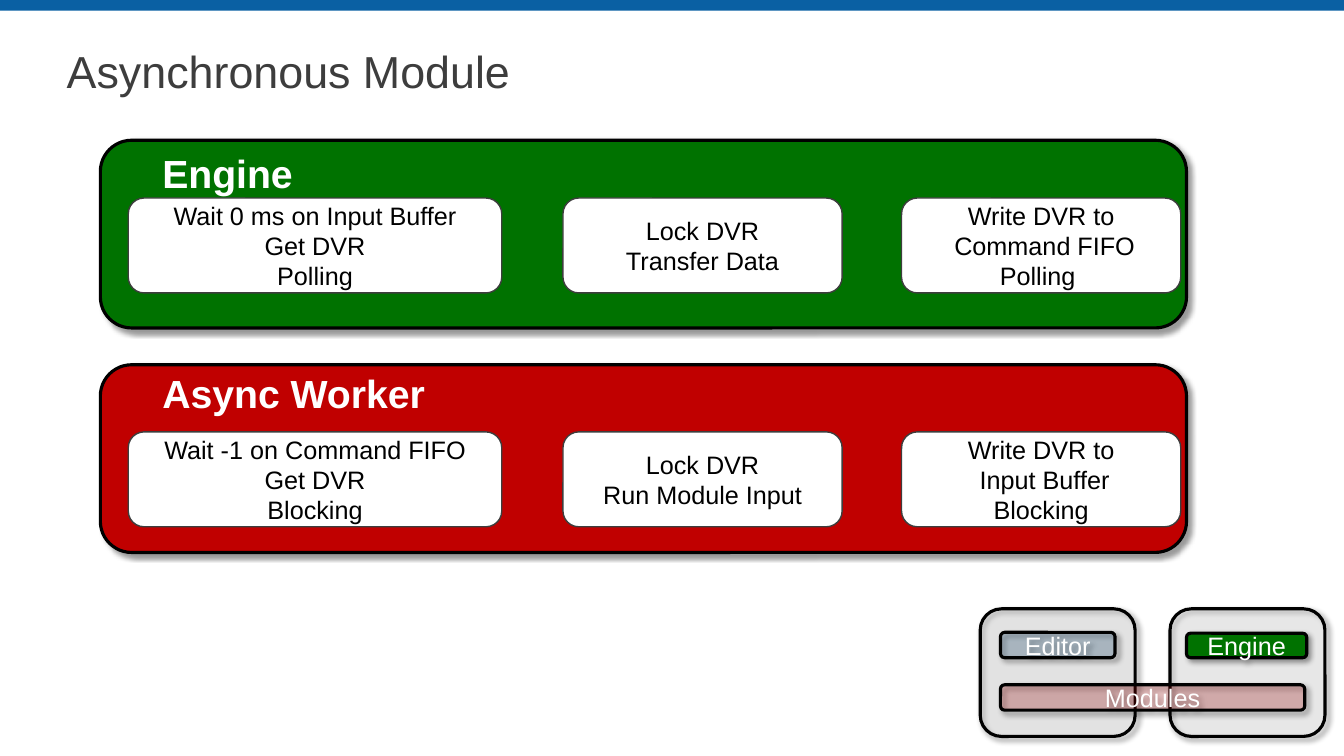
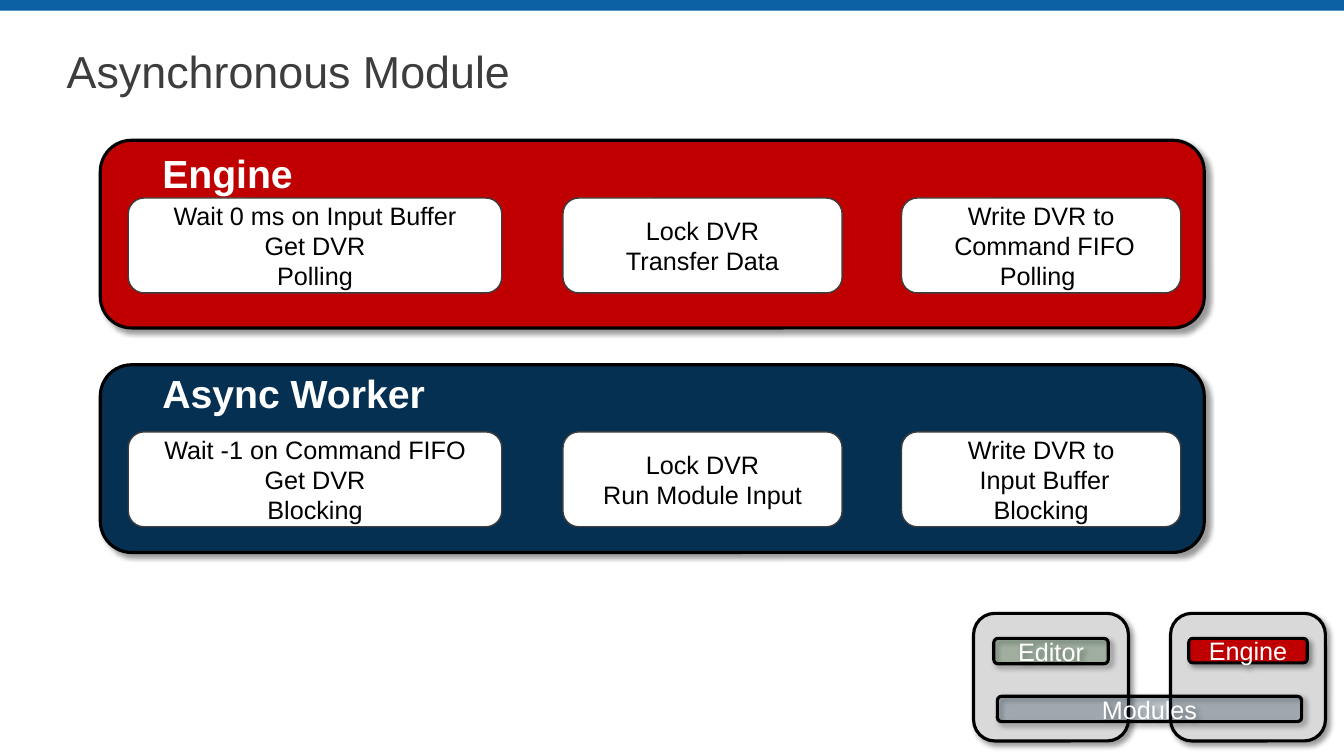
Before and after one commit to LabVIEW-DCAF/Documentation, a slide deck: slide 22 of Trunk/Getting Started Material/DCAF Training/3 DCAF Components.pptx (slide 21 before the commit). Drawn at 1344x756 pixels with LibreOffice and Linux fonts; fonts in the diff are those of the drawing; background and template pictures are left out. Boxes give left, top, right and bottom in pixels: in the first picture for what was removed or moved away, otherwise in the second. Text is boxed around its words. In the diff, an @@ line names an element or a change of style, - is before the commit and + after.

Commit message:
Reorganized Engine explanations

```diff
--- a/Trunk/Getting Started Material/DCAF Training/3 DCAF Components.pptx
+++ b/Trunk/Getting Started Material/DCAF Training/3 DCAF Components.pptx
@@ rounded rectangle "Engine": place and size @@
-rounded rectangle "Engine" at [101, 140, 1188, 328]
+rounded rectangle "Engine" at [101, 140, 1205, 328]
@@ rounded rectangle "Engine" at [101, 140, 1205, 328]: fill #007200 to #C00000 @@
@@ rounded rectangle "Modules": place and size @@
-rounded rectangle "Modules" at [101, 365, 1188, 553]
+rounded rectangle "Modules" at [101, 365, 1205, 553]
@@ rounded rectangle "Modules" at [101, 365, 1205, 553]: fill #C00000 to #053052 @@
@@ rounded rectangle: place and size @@
-rounded rectangle at [980, 609, 1135, 737]
+rounded rectangle at [974, 613, 1129, 741]
@@ rounded rectangle at [974, 613, 1129, 741]: fill #BFBFBF at 20% opacity to #D9D9D9 @@
@@ rounded rectangle: place and size @@
-rounded rectangle at [1171, 609, 1326, 737]
+rounded rectangle at [1171, 613, 1326, 741]
@@ rounded rectangle at [1171, 613, 1326, 741]: fill #D9D9D9 at 20% opacity to #D9D9D9 @@
@@ rounded rectangle "Editor": place and size @@
-rounded rectangle "Editor" at [1001, 632, 1116, 657]
+rounded rectangle "Editor" at [994, 638, 1109, 663]
@@ rounded rectangle "Editor" at [994, 638, 1109, 663]: fill #08487A at 20% opacity to #004C00 at 20% opacity @@
@@ rounded rectangle "Engine" at [1189, 638, 1308, 662]: fill #007200 to #C00000 @@
@@ rounded rectangle "Engine": place and size @@
-rounded rectangle "Engine" at [1187, 633, 1307, 657]
+rounded rectangle "Engine" at [1189, 638, 1308, 662]
@@ rounded rectangle "Modules": place and size @@
-rounded rectangle "Modules" at [1001, 685, 1306, 710]
+rounded rectangle "Modules" at [997, 697, 1302, 722]
@@ rounded rectangle "Modules" at [997, 697, 1302, 722]: fill #C00000 at 20% opacity to #053052 at 20% opacity @@
```
Also in this commit, not shown: 12 other slides changed, 1 slide added, 2 other files.
